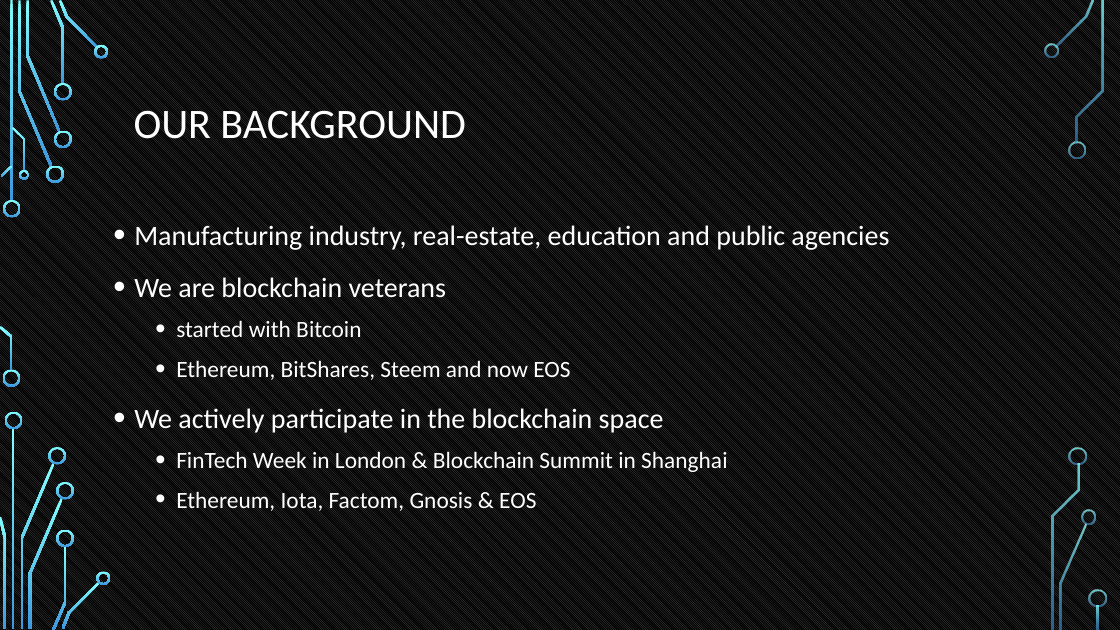
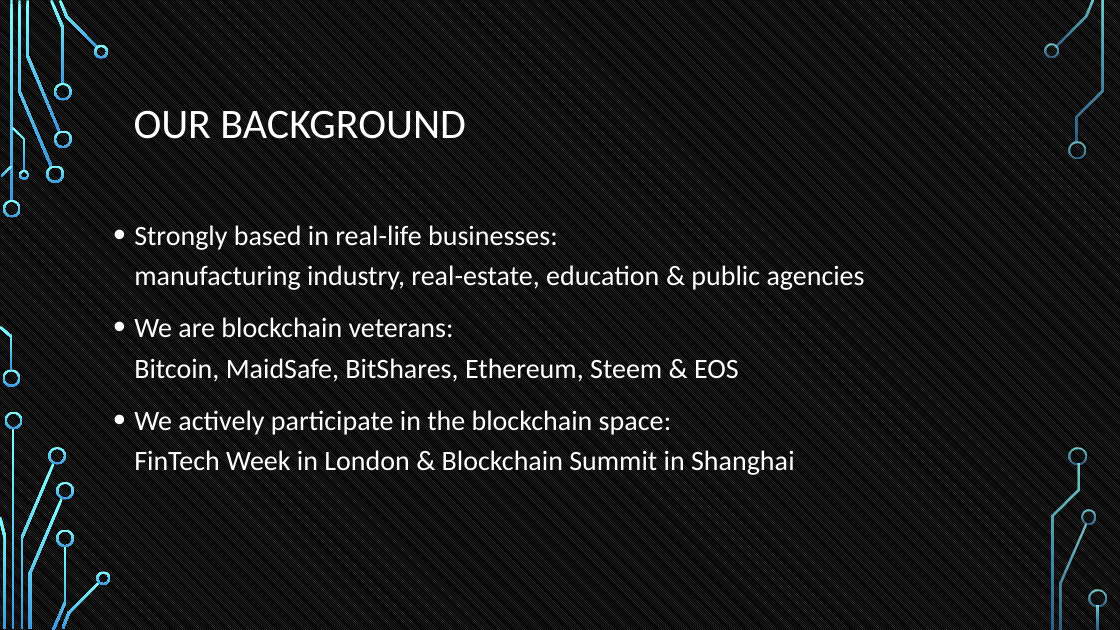
Before and after one commit to tokenika/tokenika.github.io, a slide deck: slide 4 of WarsawBlock.pptx. Drawn at 1120x630 pixels with LibreOffice and Linux fonts; fonts in the diff are those of the drawing; background and template pictures are left out. Boxes give left, top, right and bottom in pixels: in the first picture for what was removed or moved away, otherwise in the second. Text is boxed around its words. In the diff, an @@ line names an element or a change of style, - is before the commit and + after.

```diff
--- a/WarsawBlock.pptx
+++ b/WarsawBlock.pptx
@@ text at [134,225,865,475]: text changed; size 20 to 24 pt @@
-• Manufacturing industry, real-estate, education and public agencies
-• We are blockchain veterans
-  • started with Bitcoin
-  • Ethereum, BitShares, Steem and now EOS
-• We actively participate in the blockchain space
-  • FinTech Week in London & Blockchain Summit in Shanghai
-  • Ethereum, Iota, Factom, Gnosis & EOS
+• Strongly based in real-life businesses:
+  manufacturing industry, real-estate, education & public agencies
+• We are blockchain veterans:
+  Bitcoin, MaidSafe, BitShares, Ethereum, Steem & EOS
+• We actively participate in the blockchain space:
+  FinTech Week in London & Blockchain Summit in Shanghai
```
Also in this commit, not shown: 3 other slides changed, 1 other file.
